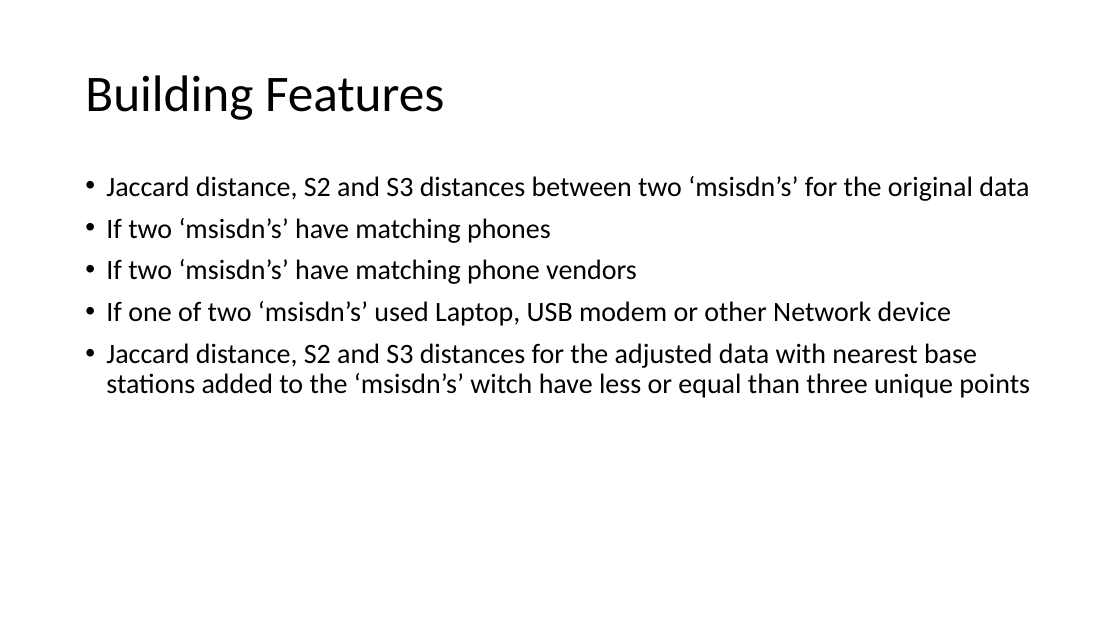
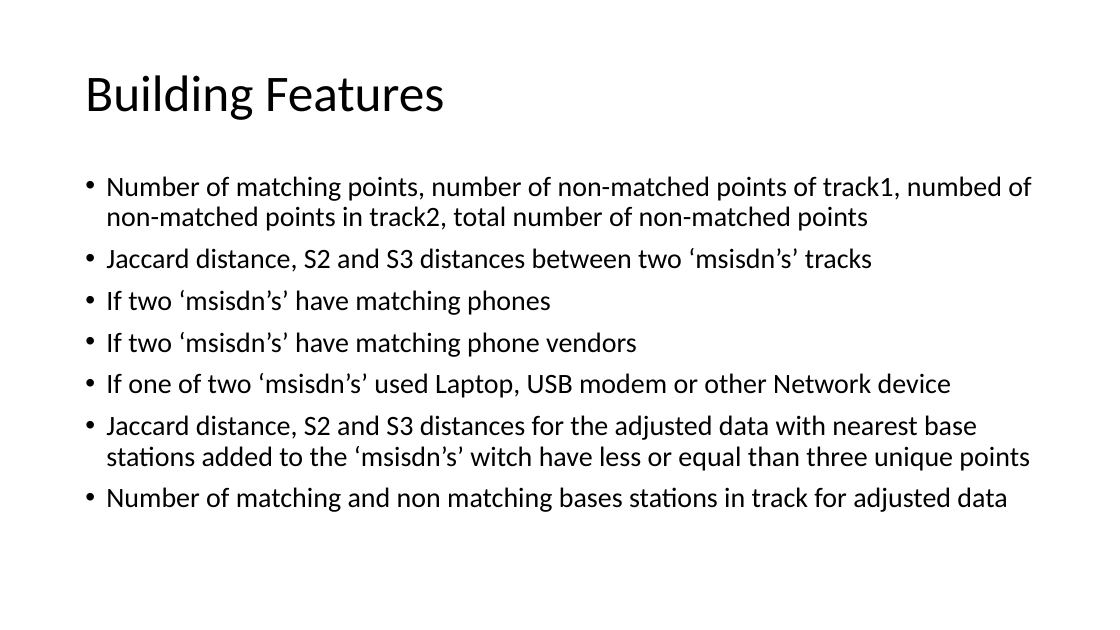
Before and after one commit to Sirorezka/Telecom_project, a slide deck: slide 14 of my_ppt.pptx (slide 13 before the commit). Drawn at 1120x630 pixels with LibreOffice and Linux fonts; fonts in the diff are those of the drawing. Boxes give left, top, right and bottom in pixels: in the first picture for what was removed or moved away, otherwise in the second. Text is boxed around its words. In the diff, an @@ line names an element or a change of style, - is before the commit and + after.

```diff
--- a/my_ppt.pptx
+++ b/my_ppt.pptx
@@ text at (106,176,1031,272): text changed @@
-• Jaccard distance, S2 and S3 distances between two ‘msisdn’s’ for the original data
+• Number of matching points, number of non-matched points of track1, numbed of non-matched points in track2, total number of non-matched points
+• Jaccard distance, S2 and S3 distances between two ‘msisdn’s’ tracks
@@ text at (106,487,1007,512): paragraph added @@
+• Number of matching and non matching bases stations in track for adjusted data
```
Also in this commit, not shown: 8 other slides changed, 2 slides added, 1 slide removed, 6 other files.
